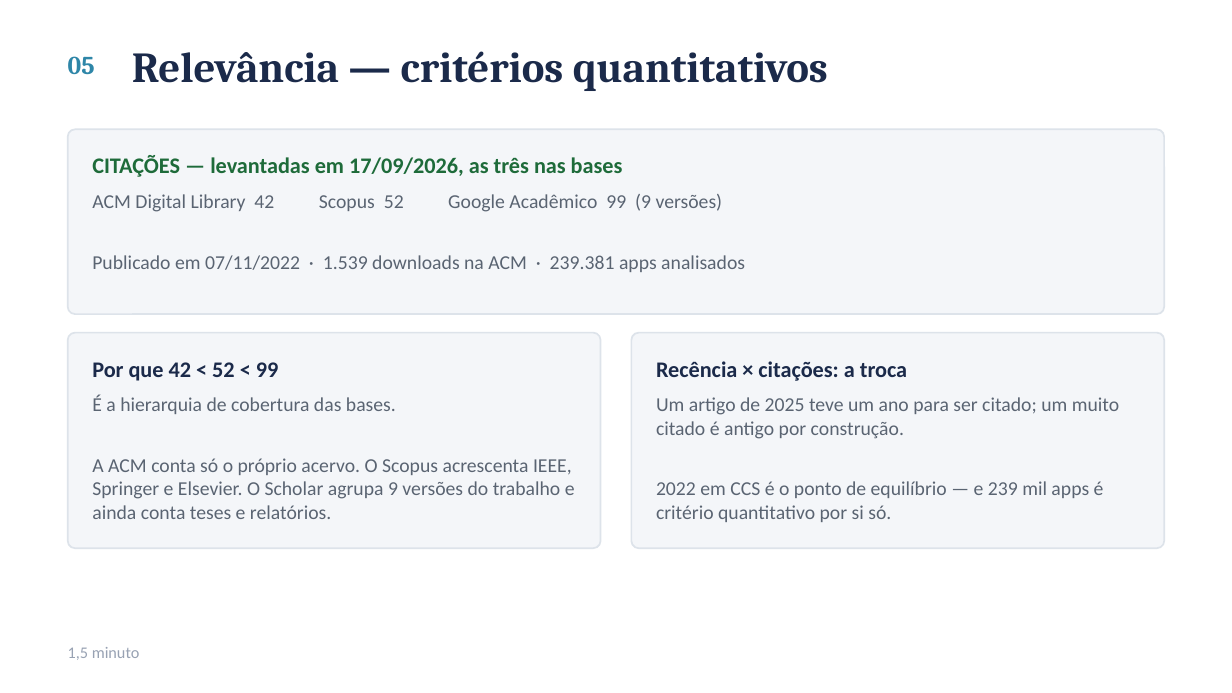
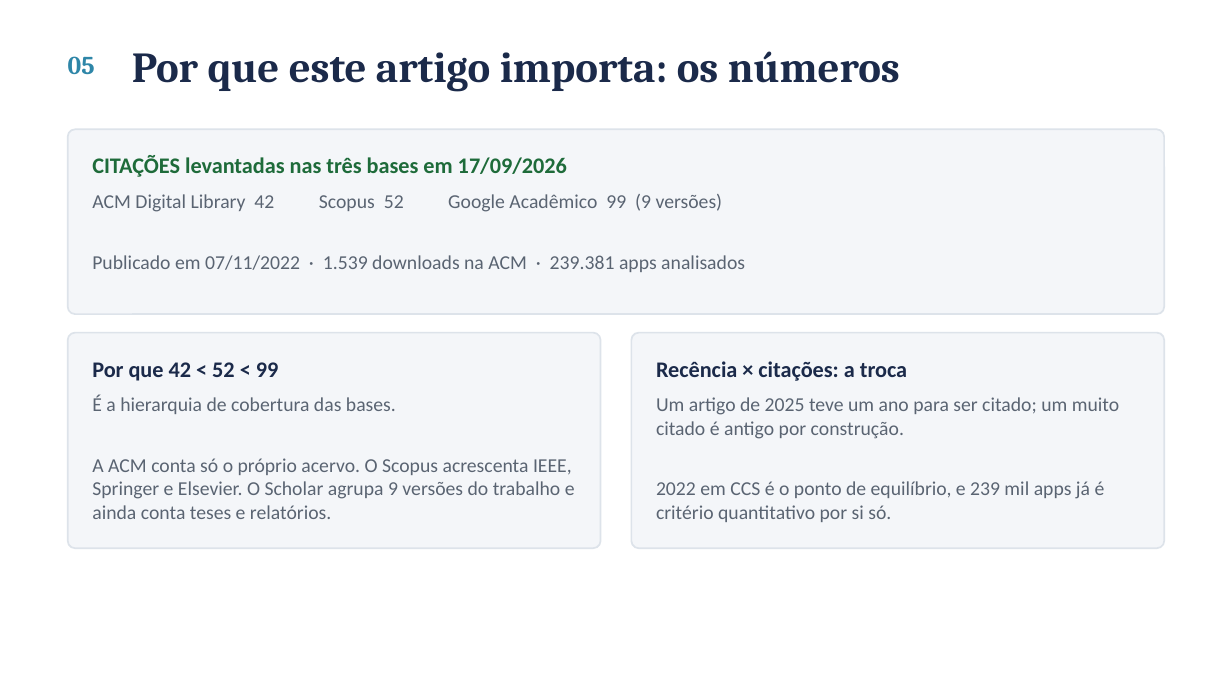
Before and after one commit to ClaudioAMF1/TCC, a slide deck: slide 6 of seminario/seminario-analise-de-artigo.pptx. Drawn at 1232x693 pixels with LibreOffice and Linux fonts; fonts in the diff are those of the drawing. Boxes give left, top, right and bottom in pixels: in the first picture for what was removed or moved away, otherwise in the second. Text is boxed around its words. In the diff, an @@ line names an element or a change of style, - is before the commit and + after.

```diff
--- a/seminario/seminario-analise-de-artigo.pptx
+++ b/seminario/seminario-analise-de-artigo.pptx
@@ text at box(132, 51, 900, 92): text changed @@
-Relevância — critérios quantitativos
+Por que este artigo importa: os números
@@ text at box(92, 155, 567, 177): text changed @@
-CITAÇÕES — levantadas em 17/09/2026, as três nas bases
+CITAÇÕES levantadas nas três bases em 17/09/2026
@@ text at box(656, 481, 1105, 522): text changed @@
-2022 em CCS é o ponto de equilíbrio — e 239 mil apps é critério quantitativo por si só.
+2022 em CCS é o ponto de equilíbrio, e 239 mil apps já é critério quantitativo por si só.
@@ text removed at box(68, 647, 140, 660) @@
-1,5 minuto
```
Also in this commit, not shown: 14 other slides changed, 3 other files.
